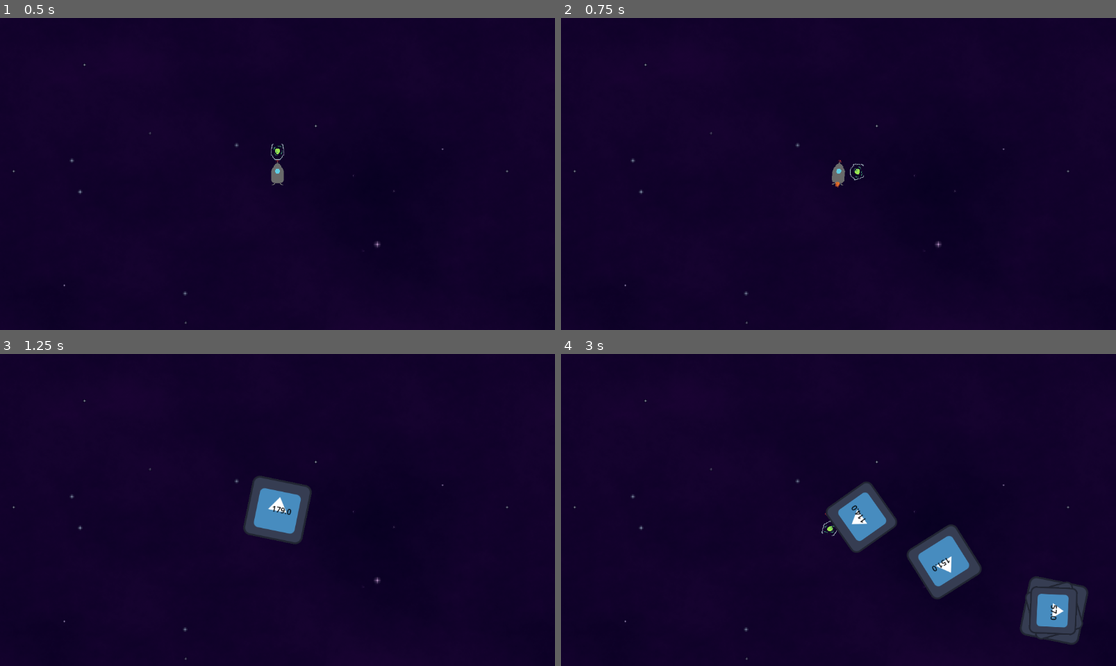
Above: before the commit, frames 1-4 (two rows, left to right).
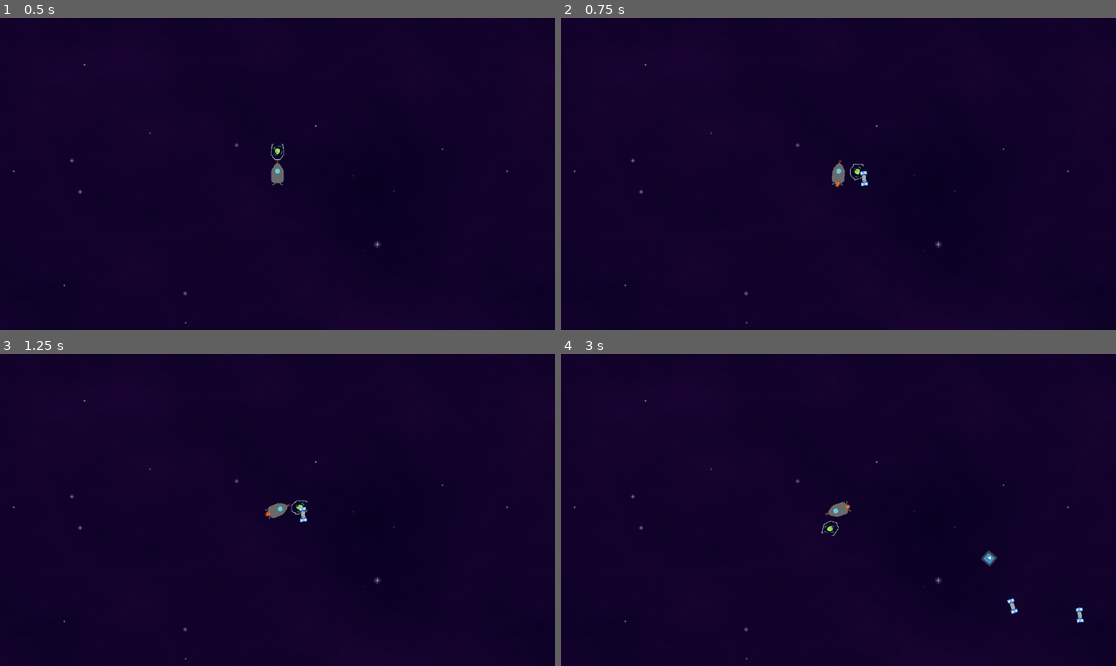
Above: after the commit, the same moments.

Repository: Shlok-Bhakta/UnlimitedLimitedSpace
Game: Godot game, scene res://scenes/game.tscn
Same seed, same stepped clock (60 frames per second), same inputs: the game is played once before the commit and once after it. The engine's default icon, where the game draws it, is replaced by a stand-in: a white triangle on a blue panel in a dark square.
Inputs (mouse positions are in pixels of both pictures, inside the frame that each line leads up to):
- Up to frame 1 (0.5 s): no input
- Up to frame 2 (0.75 s): tap Enter at 0.5 s; move the mouse to (960, 158) at 0.52 s; hold D (rotate_right) from 0.53 s (still down); click (960, 158) at 0.6 s
- Up to frame 3 (1.25 s): keep holding D (rotate_right); tap Space (fire, bound only before the commit) at 0.8 s
- Up to frame 4 (3 s): tap Space (fire, bound only before the commit) at 1.25, 1.35, 2.3, 2.85 s; move the mouse to (727, 525) at 1.27 s; release D (rotate_right) at 1.28 s; hold S (backward) 1.28-2.03 s; click (727, 525) at 1.55 s; move the mouse to (894, 441) at 2.02 s; hold D (rotate_right) 2.03-2.78 s; click (894, 441) at 2.1 s; move the mouse to (810, 572) at 2.77 s; hold W (forward) from 2.78 s (still down)

Frame 1 is identical in both runs. In frame 2, less than 0.1% of the frame differs, in the area x 53-56%, y 48-54%; in frame 3, 2.0%; in frame 4, 5.8%, in the area x 47-95%, y 40-94%.

Commit message:
make gun actually fire

Diff:
--- a/project.godot
+++ b/project.godot
@@ -39,7 +39,7 @@
 }
 fire={
 "deadzone": 0.2,
-"events": [Object(InputEventKey,"resource_local_to_scene":false,"resource_name":"","device":-1,"window_id":0,"alt_pressed":false,"shift_pressed":false,"ctrl_pressed":false,"meta_pressed":false,"pressed":false,"keycode":0,"physical_keycode":32,"key_label":0,"unicode":32,"location":0,"echo":false,"script":null)
+"events": [Object(InputEventMouseButton,"resource_local_to_scene":false,"resource_name":"","device":-1,"window_id":0,"alt_pressed":false,"shift_pressed":false,"ctrl_pressed":false,"meta_pressed":false,"button_mask":1,"position":Vector2(41, 21),"global_position":Vector2(50, 69),"factor":1.0,"button_index":1,"canceled":false,"pressed":true,"double_click":false,"script":null)
 ]
 }
 
--- a/scenes/Yeetables/planet.tscn
+++ b/scenes/Yeetables/planet.tscn
@@ -1,8 +1,10 @@
-[gd_scene load_steps=10 format=3 uid="uid://cc2x3wa7fow0m"]
+[gd_scene load_steps=12 format=3 uid="uid://cc2x3wa7fow0m"]
 
+[ext_resource type="Script" uid="uid://b57dabky2lj3h" path="res://scripts/bodies.gd" id="1_0f4d5"]
 [ext_resource type="Texture2D" uid="uid://dbs6iixj4bndm" path="res://assets/Planet/Planet3.png" id="1_b3r8t"]
 [ext_resource type="Texture2D" uid="uid://bd3v66dwkp1k7" path="res://assets/Planet/Planet1-Sheet.png" id="2_0f4d5"]
 [ext_resource type="Texture2D" uid="uid://3c2vw40nnw5k" path="res://assets/Planet/Planet2.png" id="3_fc43i"]
+[ext_resource type="Script" uid="uid://bdmvvmoo4eqog" path="res://scenes/Yeetables/randanimation.gd" id="5_fc43i"]
 
 [sub_resource type="AtlasTexture" id="AtlasTexture_sg5c7"]
 atlas = ExtResource("2_0f4d5")
@@ -64,8 +66,10 @@
 }]
 
 [node name="Planet" type="Node2D"]
+script = ExtResource("1_0f4d5")
 
 [node name="AnimatedSprite2D" type="AnimatedSprite2D" parent="."]
 texture_filter = 1
 sprite_frames = SubResource("SpriteFrames_jdniq")
 animation = &"Canada"
+script = ExtResource("5_fc43i")
--- /dev/null
+++ b/scenes/Yeetables/randanimation.gd
@@ -0,0 +1,7 @@
+extends AnimatedSprite2D
+
+func _ready():
+	var anims := sprite_frames.get_animation_names()
+	if anims.size() > 0:
+		var pick := anims[randi() % anims.size()]
+		play(pick)
--- a/scenes/Yeetables/satelite.tscn
+++ b/scenes/Yeetables/satelite.tscn
@@ -1,7 +1,9 @@
-[gd_scene load_steps=4 format=3 uid="uid://cnratesr8tp5s"]
+[gd_scene load_steps=6 format=3 uid="uid://cnratesr8tp5s"]
 
+[ext_resource type="Script" uid="uid://b57dabky2lj3h" path="res://scripts/bodies.gd" id="1_3nm8g"]
 [ext_resource type="Texture2D" uid="uid://cdmmn7o6h5b2k" path="res://assets/Satelite/Satelite.png" id="1_t1poj"]
 [ext_resource type="Texture2D" uid="uid://fwwthk8gtaql" path="res://assets/Satelite/Satelite2.png" id="2_3nm8g"]
+[ext_resource type="Script" uid="uid://bdmvvmoo4eqog" path="res://scenes/Yeetables/randanimation.gd" id="4_8pxn7"]
 
 [sub_resource type="SpriteFrames" id="SpriteFrames_8pxn7"]
 animations = [{
@@ -23,8 +25,10 @@
 }]
 
 [node name="Satelite" type="Node2D"]
+script = ExtResource("1_3nm8g")
 
 [node name="AnimatedSprite2D" type="AnimatedSprite2D" parent="."]
 texture_filter = 1
 sprite_frames = SubResource("SpriteFrames_8pxn7")
-animation = &"Satelite"
+animation = &"Satelite2"
+script = ExtResource("4_8pxn7")
--- /dev/null
+++ b/scenes/Yeetables/stars.tscn
@@ -0,0 +1,11 @@
+[gd_scene load_steps=3 format=3 uid="uid://drg6e0gukk6c2"]
+
+[ext_resource type="Script" uid="uid://b57dabky2lj3h" path="res://scripts/bodies.gd" id="1_rs5ub"]
+[ext_resource type="Texture2D" uid="uid://db4deuwd5qpqn" path="res://assets/icon.svg" id="1_ucpii"]
+
+[node name="Star" type="Node2D"]
+script = ExtResource("1_rs5ub")
+
+[node name="Sprite2D" type="Sprite2D" parent="."]
+scale = Vector2(0.2, 0.2)
+texture = ExtResource("1_ucpii")
--- a/scenes/game.tscn
+++ b/scenes/game.tscn
@@ -7,6 +7,7 @@
 [ext_resource type="Script" uid="uid://bkalaj075i27h" path="res://scripts/ship.gd" id="4_0tnpc"]
 [ext_resource type="Script" uid="uid://cn6w5mltx4alb" path="res://scripts/gunturn.gd" id="5_gee14"]
 [ext_resource type="Texture2D" uid="uid://cgdjfyn2854vi" path="res://assets/Ship/YeetGun-Sheet.png" id="6_0tnpc"]
+[ext_resource type="Script" uid="uid://dwo1hn6fcspyy" path="res://scripts/gunshoot.gd" id="8_gee14"]
 
 [sub_resource type="AtlasTexture" id="AtlasTexture_kdubu"]
 atlas = ExtResource("2_u5sy4")
@@ -72,6 +73,7 @@
 [node name="ParallaxBackground" parent="." instance=ExtResource("1_p57ef")]
 
 [node name="universe" parent="." instance=ExtResource("2_iywne")]
+unique_name_in_owner = true
 
 [node name="SpaceShip" type="AnimatedSprite2D" parent="universe"]
 texture_filter = 1
@@ -84,14 +86,18 @@
 [node name="Camera2D" type="Camera2D" parent="universe/SpaceShip"]
 scale = Vector2(1.54864, 5.71165)
 
-[node name="Node2D" type="Node2D" parent="universe/SpaceShip"]
+[node name="RotateAnchor" type="Node2D" parent="universe/SpaceShip"]
 rotation = -1.5708
 script = ExtResource("5_gee14")
 
-[node name="AnimatedSprite2D" type="AnimatedSprite2D" parent="universe/SpaceShip/Node2D"]
+[node name="Gun" type="AnimatedSprite2D" parent="universe/SpaceShip/RotateAnchor"]
 texture_filter = 1
 position = Vector2(37.2415, 0)
 rotation = 1.5708
 sprite_frames = SubResource("SpriteFrames_kvuet")
 
+[node name="StarSpawnPoint" type="Node2D" parent="universe/SpaceShip/RotateAnchor/Gun"]
+position = Vector2(0, -15)
+script = ExtResource("8_gee14")
+
 [node name="Timer" type="Timer" parent="universe/SpaceShip"]
--- a/scenes/stars.tscn
+++ /dev/null
@@ -1,18 +0,0 @@
-[gd_scene load_steps=3 format=3 uid="uid://drg6e0gukk6c2"]
-
-[ext_resource type="Script" uid="uid://b57dabky2lj3h" path="res://scripts/stars.gd" id="1_rs5ub"]
-[ext_resource type="Texture2D" uid="uid://db4deuwd5qpqn" path="res://assets/icon.svg" id="1_ucpii"]
-
-[node name="CharacterBody2D" type="CharacterBody2D"]
-script = ExtResource("1_rs5ub")
-
-[node name="Sprite2D" type="Sprite2D" parent="."]
-scale = Vector2(0.2, 0.2)
-texture = ExtResource("1_ucpii")
-
-[node name="Label" type="Label" parent="."]
-offset_left = -12.0
-offset_top = -13.0
-offset_right = 12.0
-offset_bottom = 12.0
-theme_override_colors/font_color = Color(0, 0, 0, 1)
--- /dev/null
+++ b/scripts/bodies.gd
@@ -0,0 +1,13 @@
+extends Node2D
+
+@export var Mass: float = 1
+@export var Velocity: Vector2 = Vector2.ZERO
+@export var Radius: float = 20
+@export var Type: String = "Star"
+
+	#var scale_factor = log(M + 1.0) / log(max_mass + 1.0) * max_scale
+
+	#sprite_2d.scale *= scale_factor
+
+#func _physics_process(delta: float) -> void:
+	#pass
--- /dev/null
+++ b/scripts/gunshoot.gd
@@ -0,0 +1,26 @@
+extends Node2D
+const objects: Dictionary[String, PackedScene] = {
+	"STAR": preload("res://scenes/Yeetables/stars.tscn"),
+	"PLANET": preload("res://scenes/Yeetables/planet.tscn"),
+	"SATELITE": preload("res://scenes/Yeetables/satelite.tscn")
+}
+
+@onready var universe_node: Node = %universe
+
+func _process(delta: float) -> void:
+	if Input.is_action_just_pressed("fire"):
+		var object_num = randi_range(0, len(objects.keys())-1)
+		var star_scene: Resource = objects.get(objects.keys()[object_num])
+		var star = star_scene.instantiate()
+		universe_node.add_child(star)
+		var spawn_offset := Vector2.ZERO
+		if star.has_node("AnimatedSprite2D"):
+			var sprite: AnimatedSprite2D = star.get_node("AnimatedSprite2D")
+			var tex_size := Vector2.ZERO
+			var frame_tex := sprite.sprite_frames.get_frame_texture(sprite.animation, sprite.frame)
+			if frame_tex:
+				tex_size = frame_tex.get_size() * sprite.scale
+			spawn_offset = Vector2.RIGHT.rotated(self.global_rotation) * (tex_size.x * 0.5)
+
+		star.global_position = self.global_position + spawn_offset
+		star.global_rotation = self.global_rotation
--- a/scripts/ship.gd
+++ b/scripts/ship.gd
@@ -1,6 +1,5 @@
 extends AnimatedSprite2D
 
-const STARS = preload("res://scenes/stars.tscn")
 @onready var timer: Timer = $Timer
 
 @export var move_acceleration: float = 600.0      # Movement force
@@ -51,12 +50,7 @@
 	else:
 		play("still")
 
-	if Input.is_action_just_pressed("fire"):
-		var new_star = STARS.instantiate()
-		new_star.instantiate(randi_range(1, 200), Vector2.from_angle(self.global_rotation_degrees))
-		self.get_parent().add_child(new_star)
-		new_star.global_position = self.global_position
-		new_star.global_rotation_degrees = self.global_rotation_degrees
+
 
 	velocity = velocity.move_toward(Vector2.ZERO, friction * delta)
 	position += velocity * delta
--- a/scripts/stars.gd
+++ /dev/null
@@ -1,24 +0,0 @@
-extends CharacterBody2D
-@onready var sprite_2d: Sprite2D = $Sprite2D
-@onready var label: Label = $Label
-
-var M: float = 1
-var V: Vector2 = Vector2.ZERO
-
-func instantiate(mass: float, velocity: Vector2):
-	M = mass
-	V = velocity
-	call_deferred('_apply_scale')
-
-func _apply_scale():
-	var min_mass = 1.0
-	var max_mass = 200.0
-	var max_scale = 5.0
-
-	var scale_factor = log(M + 1.0) / log(max_mass + 1.0) * max_scale
-
-	sprite_2d.scale *= scale_factor
-	label.text = str(M)
-
-func _physics_process(delta: float) -> void:
-	pass
Not shown, added: scenes/Yeetables/randanimation.gd.uid
Not shown: 1 places in scenes/game.tscn that only renumber resources
Renamed: scripts/stars.gd.uid -> scripts/bodies.gd.uid
Not shown, added: scripts/gunshoot.gd.uid
